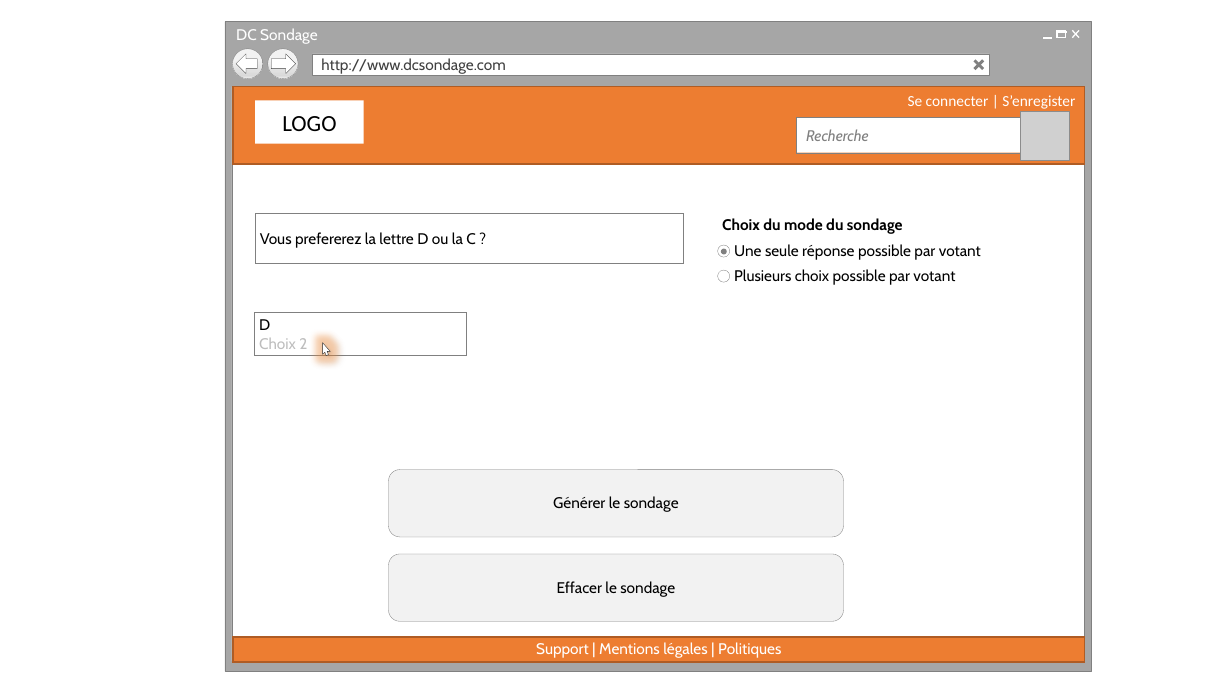
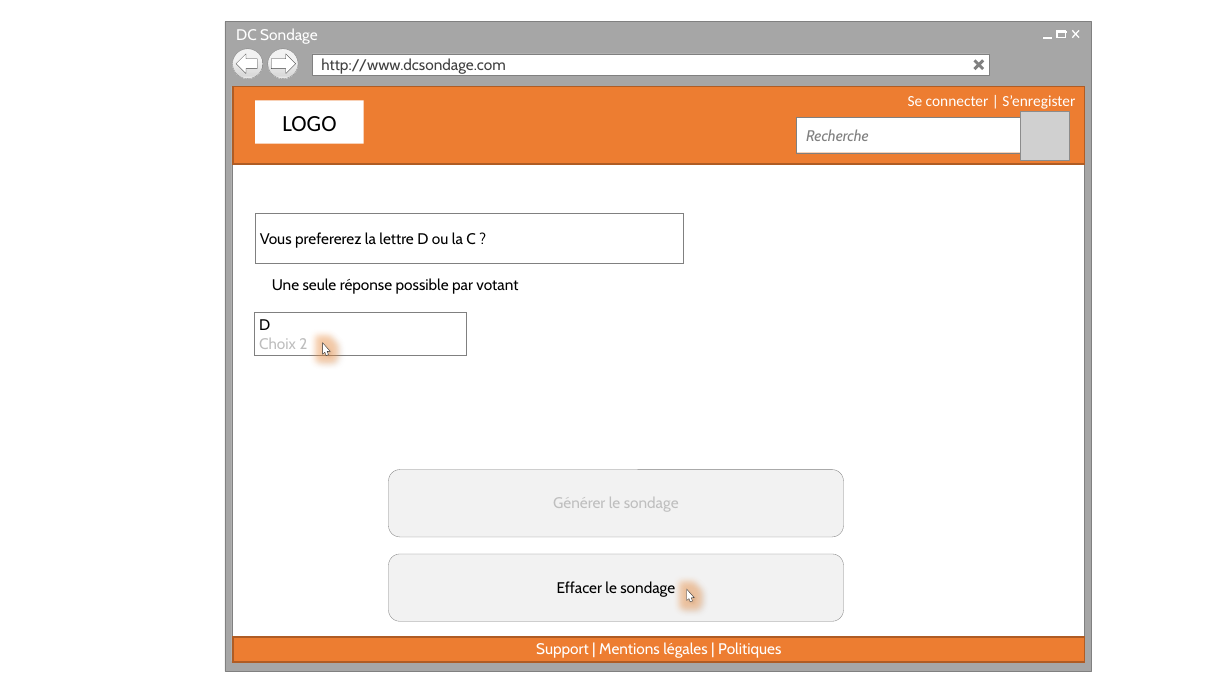
Before and after one commit to cedricbannelier/Projet1, a slide deck: slide 5 of maquetteWeb/maquetteProposition.pptx. Drawn at 1232x693 pixels with LibreOffice and Linux fonts; fonts in the diff are those of the drawing; grey boxes stand for pictures; background and template pictures are left out. Boxes give left, top, right and bottom in pixels: in the first picture for what was removed or moved away, otherwise in the second. Text is boxed around its words. In the diff, an @@ line names an element or a change of style, - is before the commit and + after.

```diff
--- a/maquetteWeb/maquetteProposition.pptx
+++ b/maquetteWeb/maquetteProposition.pptx
@@ ellipse removed at <box>721,249,726,254</box> @@
@@ text "Une seule réponse possible par ...": place and size @@
-text "Une seule réponse possible par ..." at <box>734,244,981,260</box>
+text "Une seule réponse possible par ..." at <box>272,278,518,294</box>
@@ group removed at <box>718,218,955,285</box>: 2 texts, 2 ellipses @@
-Choix du mode du sondage
-Plusieurs choix possible par votant
@@ rounded rectangle "Générer le sondage" at <box>389,470,844,537</box>: text colour #000000 to #BFBFBF @@
@@ freeform shape added at <box>683,588,695,603</box>, fill #FFFFFF, outline #262626 0.25 pt @@
```
Also in this commit, not shown: 4 other slides changed, 19 slides added, 2 slides removed, 2 other files.
